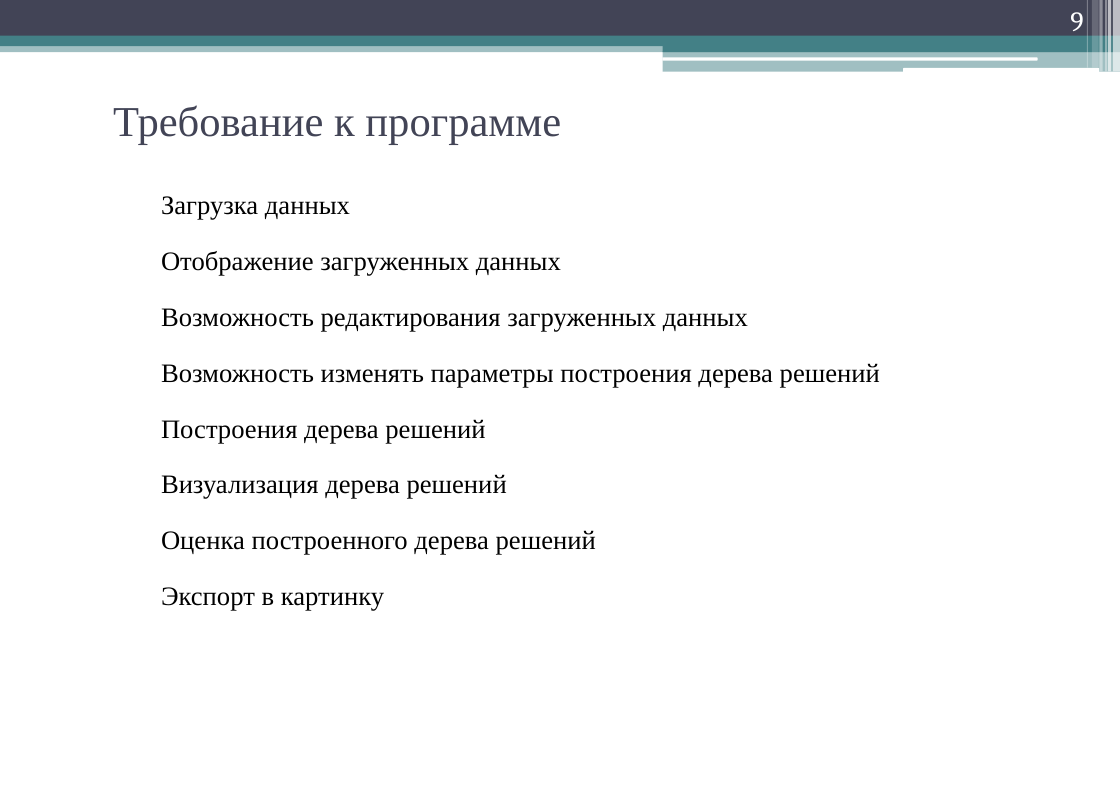
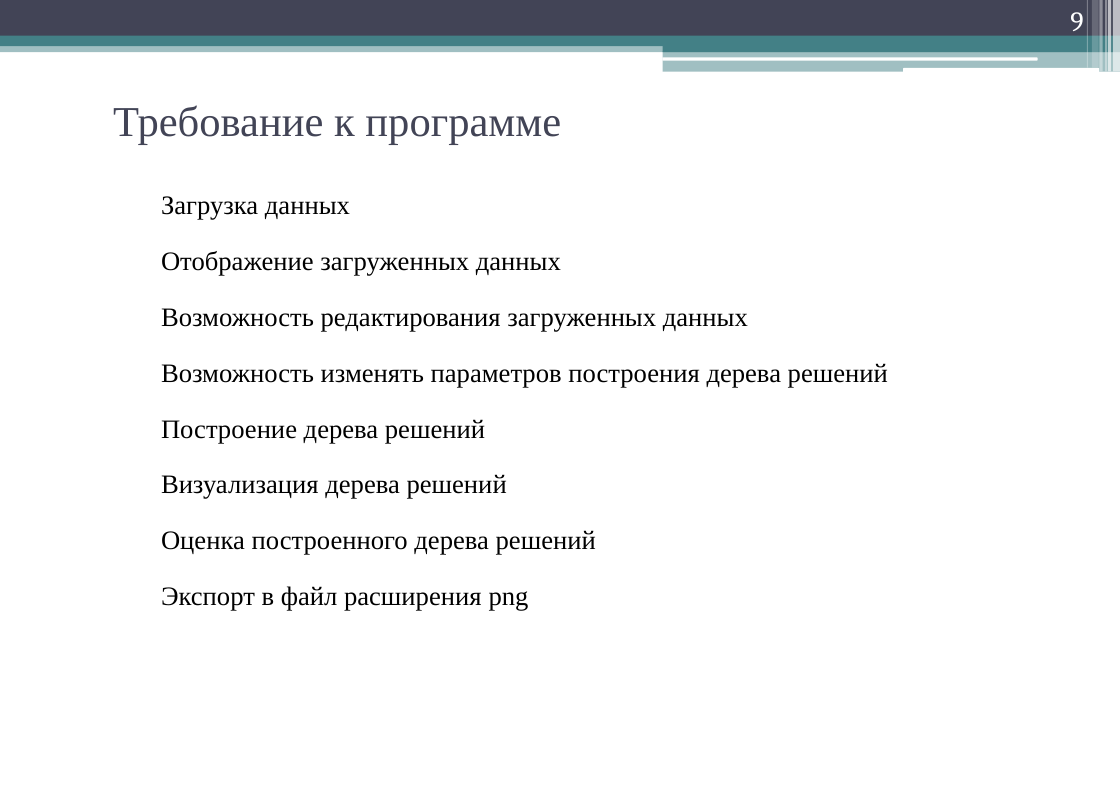
Before and after one commit to geper/DOC_decision_trees, a slide deck: slide 9 of Prezent.pptx. Drawn at 1120x792 pixels with LibreOffice and Linux fonts; fonts in the diff are those of the drawing. Boxes give left, top, right and bottom in pixels: in the first picture for what was removed or moved away, otherwise in the second. Text is boxed around its words. In the diff, an @@ line names an element or a change of style, - is before the commit and + after.

```diff
--- a/Prezent.pptx
+++ b/Prezent.pptx
@@ text at (161, 363, 888, 443): text changed @@
-Возможность изменять параметры построения дерева решений
-Построения дерева решений
+Возможность изменять параметров построения дерева решений
+Построение дерева решений
@@ text at (161, 586, 529, 611): text changed @@
-Экспорт в картинку
+Экспорт в файл расширения png
```
Also in this commit, not shown: 7 other slides changed, 2 slides added, 2 other files.
